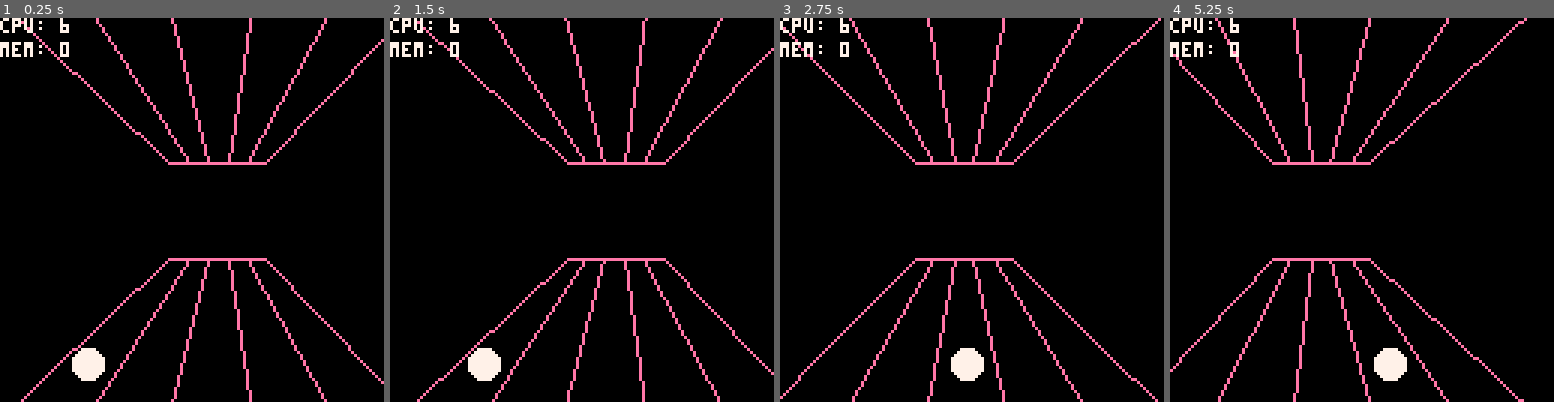
Above: before the commit, frames 1-4 (left to right).
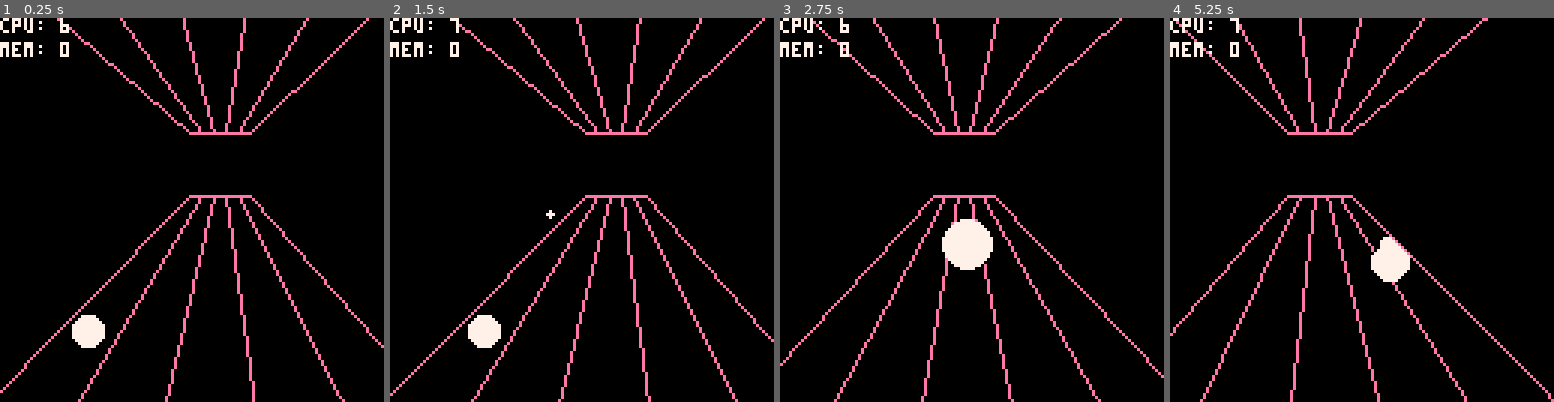
Above: after the commit, the same moments.

Repository: tesselode/web-pilot
Game: PICO-8 cartridge t1k.p8
Same seed, same stepped clock (60 frames per second), same inputs: the game is played once before the commit and once after it.
Inputs:
- Up to frame 1 (0.25 s): no input
- Up to frame 2 (1.5 s): tap X (X key) at 0.33, 1.07 s; tap O (Z key) at 0.7 s
- Up to frame 3 (2.75 s): hold Right 1.6-2.1 s; tap O (Z key) at 1.7, 2.1, 2.5 s; tap X (X key) at 1.85 s; hold Right from 2.47 s (still down)
- Up to frame 4 (5.25 s): tap O (Z key) every 0.4 s from 2.9 to 4.9 s; tap X (X key) at 2.97, 4.08, 5.2 s; release Right at 3.03 s; hold Left 3.08-3.58 s; hold Right 4.02-4.68 s; hold Left from 5.08 s (still down)

The runs differ from the first frame. In frame 1, 8.7% of the frame differs, in the area x 0-100%, y 0-100%; in frame 2, 8.8%; in frame 3, 9.4%; in frame 4, 9.1%.

Commit message:
jumping and shooting

Diff:
--- a/t1k.p8
+++ b/t1k.p8
@@ -3,7 +3,7 @@
 __lua__
 -- pseudo 3d drawing
 
-local p3d = {hx = 64, hy = 64}
+local p3d = {hx = 64, hy = 48}
 
 function p3d:to2d(x, y, z)
 	x += (self.hx - 64) * .67
@@ -26,30 +26,118 @@
 end
 
 -->8
+-- classes
+
+local Class = {}
+
+Class.Player = {
+	jumpPower = 5,
+	gravity = 1/3,
+}
+Class.Player.__index = Class.Player
+
+function Class.Player:new(entities)
+	self.entities = entities
+	self.x = 1
+	self.y = 0
+	self.z = .9
+	self.vy = 0
+end
+
+function Class.Player:update()
+	if btnp(0) and self.x > 1 then self.x -= 1 end
+	if btnp(1) and self.x < 5 then self.x += 1 end
+
+	if self.y == 0 and btnp(4) then
+		self.vy = self.jumpPower
+	end
+
+	if btnp(5) then
+		add(self.entities, Class.PlayerBullet(self.x, self.y, self.z))
+	end
+
+	self.vy -= self.gravity
+	self.y += self.vy
+	if self.y <= 0 then
+		self.y = 0
+		self.vy = 0
+	end
+
+	p3d.hx += (64 + (2.5 - self.x) * 8 - p3d.hx) * .1
+end
+
+function Class.Player:draw()
+	p3d:circfill(128/10 + 128/5 * (self.x - 1), 128 - self.y, self.z, 64, 7)
+end
+
+setmetatable(Class.Player, {
+	__call = function(_, ...)
+		local player = setmetatable({}, Class.Player)
+		player:new(...)
+		return player
+	end
+})
+
+Class.PlayerBullet = {
+	speed = .01,
+}
+Class.PlayerBullet.__index = Class.PlayerBullet
+
+function Class.PlayerBullet:new(x, y, z)
+	self.x = x
+	self.y = y
+	self.z = z
+end
+
+function Class.PlayerBullet:update()
+	self.z -= self.speed
+	if self.z < .4 then
+		self.dead = true
+	end
+end
+
+function Class.PlayerBullet:draw()
+	p3d:circfill(128/10 + 128/5 * (self.x - 1), 128 - self.y, self.z, 24, 7)
+end
+
+setmetatable(Class.PlayerBullet, {
+	__call = function(_, ...)
+		local playerBullet = setmetatable({}, Class.PlayerBullet)
+		playerBullet:new(...)
+		return playerBullet
+	end
+})
+
+-->8
 -- main loop
 
-local player_x = 1
+local entities = {}
+add(entities, Class.Player(entities))
 
 function _update60()
-	if btnp(0) and player_x > 1 then player_x -= 1 end
-	if btnp(1) and player_x < 5 then player_x += 1 end
-
-	p3d.hx += (64 + (2.5 - player_x) * 8 - p3d.hx) * .1
+	for entity in all(entities) do
+		if entity.update then entity:update() end
+		if entity.dead then
+			del(entities, entity)
+		end
+	end
 end
 
 local function draw_web()
 	for x = 0, 128, 128/5 do
-		p3d:line(x, 0, .5, x, 0, 2, 14)
-		p3d:line(x, 128, .5, x, 128, 2, 14)
+		p3d:line(x, 0, .4, x, 0, 2, 14)
+		p3d:line(x, 128, .4, x, 128, 2, 14)
 	end
-	p3d:line(0, 0, .5, 128, 0, .5, 14)
-	p3d:line(0, 128, .5, 128, 128, .5, 14)
+	p3d:line(0, 0, .4, 128, 0, .4, 14)
+	p3d:line(0, 128, .4, 128, 128, .4, 14)
 end
 
 function _draw()
 	cls()
 	draw_web()
-	p3d:circfill(128/10 + 128/5 * (player_x - 1), 128, .9, 64, 7)
+	for entity in all(entities) do
+		if entity.draw then entity:draw() end
+	end
 	print('cpu: ' .. flr(stat(1) * 200), 0, 0, 7)
 	print('mem: ' .. flr(stat(0) / 1024), 0, 8, 7)
 end
